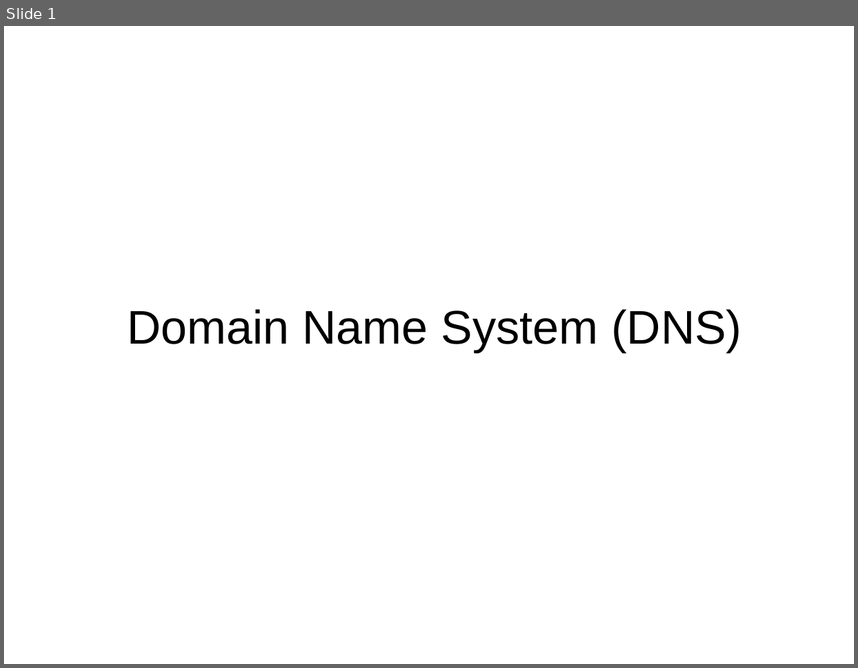
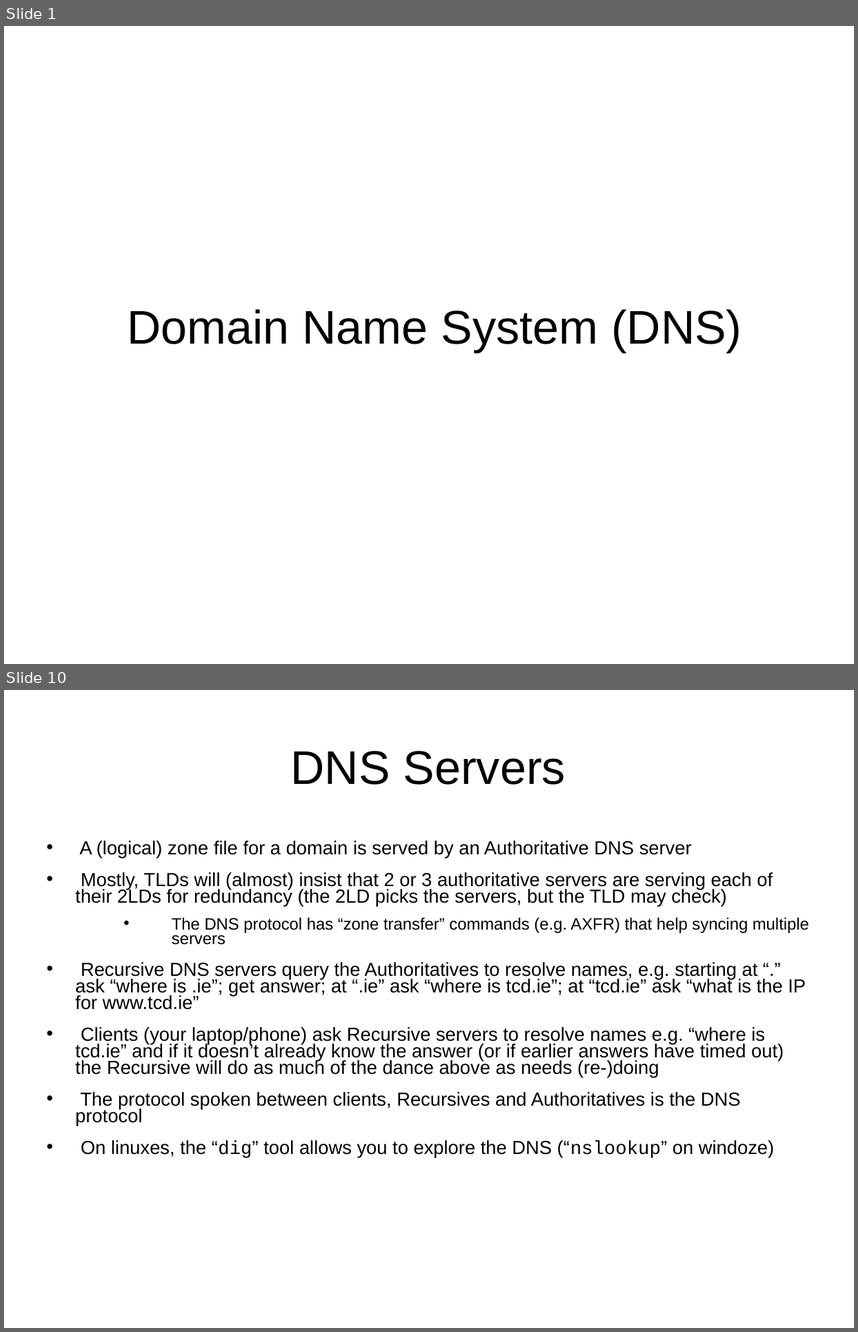
Before and after one commit to sftcd/cs7053, a slide deck: 2016lectures/10-dns.ppt. Shown one above the other, each under a label of ours: slide 1 before the commit, slides 1 and 10 after it; the slides between them are not shown. The pictures are 858x668 and 858x1332 pixels, drawn with LibreOffice and Linux fonts; fonts in the diff are those of the drawing. Boxes give left, top, right and bottom in pixels: in the first picture for what was removed or moved away, otherwise in the second. Text is boxed around its words. In the diff, an @@ line names an element or a change of style, - is before the commit and + after.

```diff
--- a/2016lectures/10-dns.ppt
+++ b/2016lectures/10-dns.ppt
@@ slide 10 added at [4,690,854,1328], background #FFFFFF @@
@@ title added at [291,751,566,785], 44 pt, text #000000 @@
+DNS Servers
@@ text added at [75,840,809,1156], 17.6 pt, text #000000 @@
+• A (logical) zone file for a domain is served by an Authoritative DNS server
+• Mostly, TLDs will (almost) insist that 2 or 3 authoritative servers are serving each of their 2LDs for redundancy (the 2LD picks the servers, but the TLD may check)
+  • The DNS protocol has “zone transfer” commands (e.g. AXFR) that help syncing multiple servers
+• Recursive DNS servers query the Authoritatives to resolve names, e.g. starting at “.” ask “where is .ie”; get answer; at “.ie” ask “where is tcd.ie”; at “tcd.ie” ask “what is the IP for www.tcd.ie”
+• Clients (your laptop/phone) ask Recursive servers to resolve names e.g. “where is tcd.ie” and if it doesn’t already know the answer (or if earlier answers have timed out) the Recursive will do as much of the dance above as needs (re-)doing
+• The protocol spoken between clients, Recursives and Authoritatives is the DNS protocol
+• On linuxes, the “dig” tool allows you to explore the DNS (“nslookup” on windoze)
```
Also in this commit, not shown: 15 slides changed, 3 other slides added, 2 other files.
